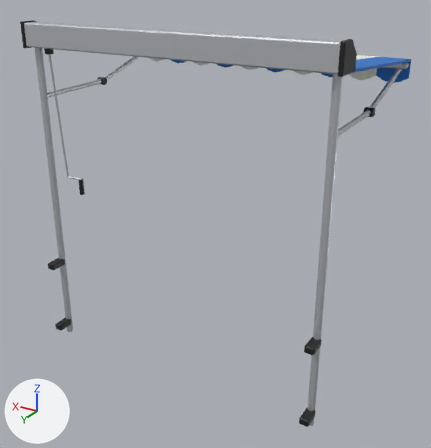
One commit to the glTF model godot/modelos/accesorios/toldo_enrollable_chico.glb: the scene before it, then after it.
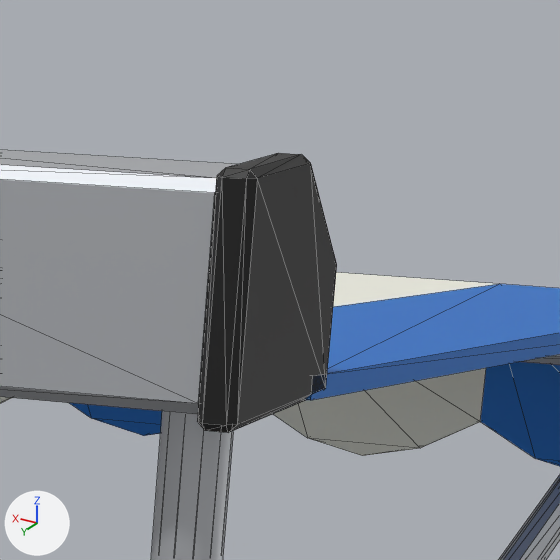
The first picture shows the older version from a 50 mm camera at (-1.52, 2.05, 2.37) aimed at (-0.03, -0.44, 1.13). The close-ups show the older and then the newer version on the part from 72% to 90% of the width and 4% to 21% of the height of that picture. Only the edits that show in the close-ups are written down. Lighting does not change. The marker at lower left points along +X, +Y and +Z. The close-ups show mesh edges as thin lines. Objects named as collision shapes, trigger or cutter boxes, shadow casters or lower levels of detail are left out. Where no turn or scale is listed for an object, it has been applied to the vertices. Vertices at exactly the same position are counted once.

Objects in the first close-up: 'pieza_punta_izq', 'pieza_tramo'.
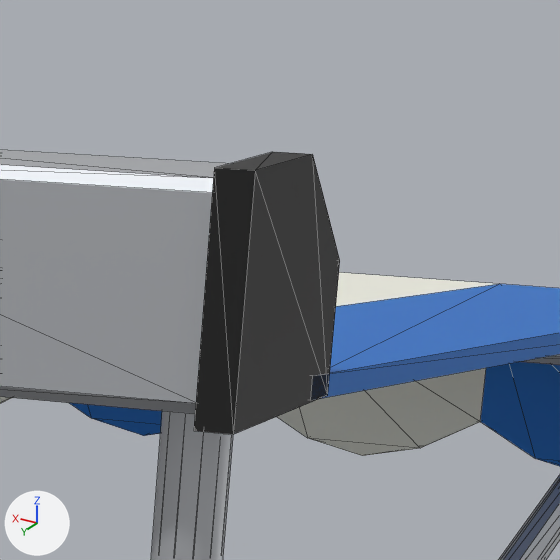
Where the change shows, as pixel boxes [x1, y1, x2, y2] in the close-ups (560 x 560 px):
part 1 of me_pieza_punta_izq, built on: before [197, 155, 337, 433]; after [233, 154, 340, 435]

What the commit changed:
me_pieza_punta_izq is used by ob_pieza_punta_izq; location (0.0, 0.0, 0.0).
me_pieza_punta_izq had 225 vertices, 370 faces and spanned x -0.8..-0.48, y -0.99..0.01, z 0.4..2.14.
me_pieza_punta_izq now has 173 vertices, 262 faces and spans x -0.8..-0.48, y -0.99..0.01, z 0.4..2.14.
me_pieza_punta_izq part 1: 22 vertices removed from x -0.8..-0.78, y -0.16..-0.02, z 2.01..2.13; 2 vertices added at x -0.8..-0.78, y -0.16, z 2.01.
Other edits to the shape of me_pieza_punta_izq do not show in these pictures.
